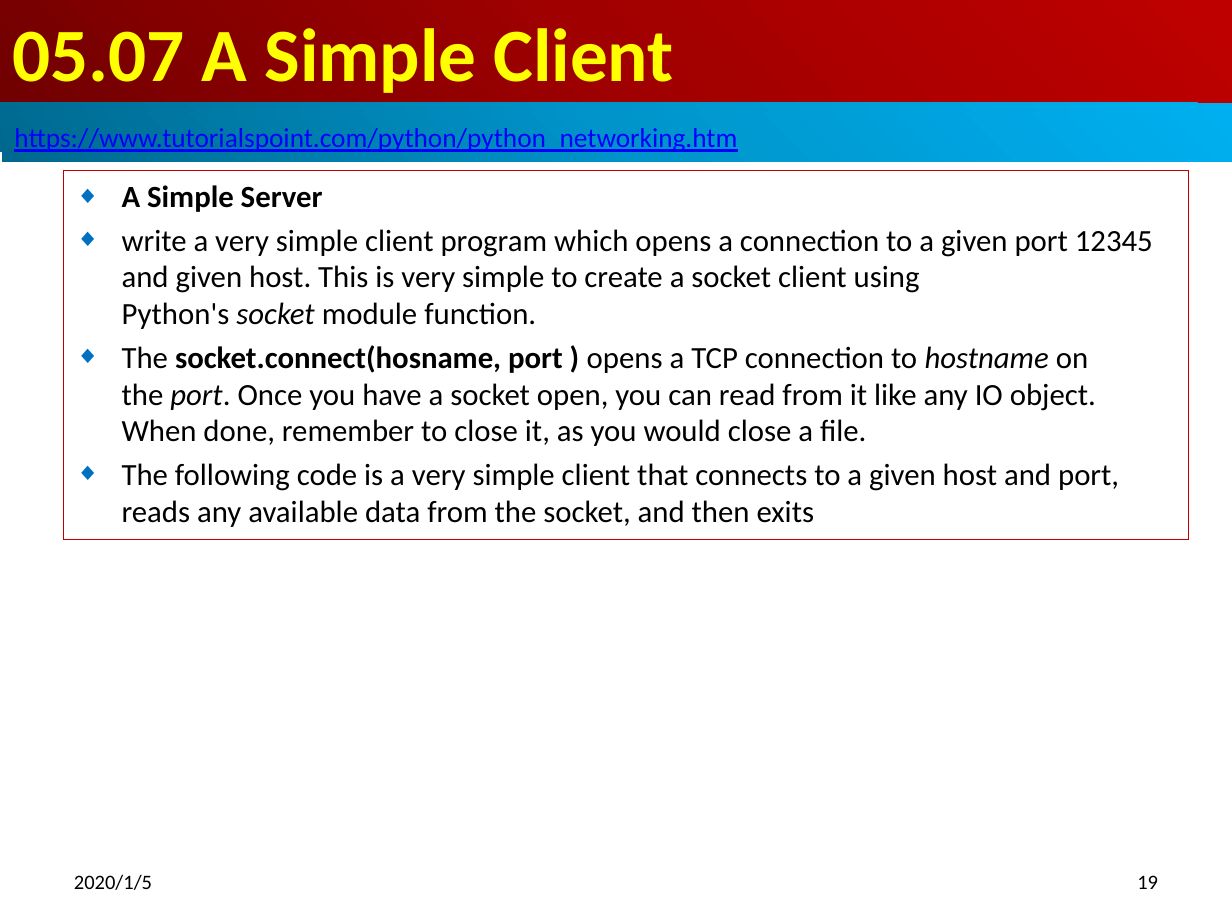
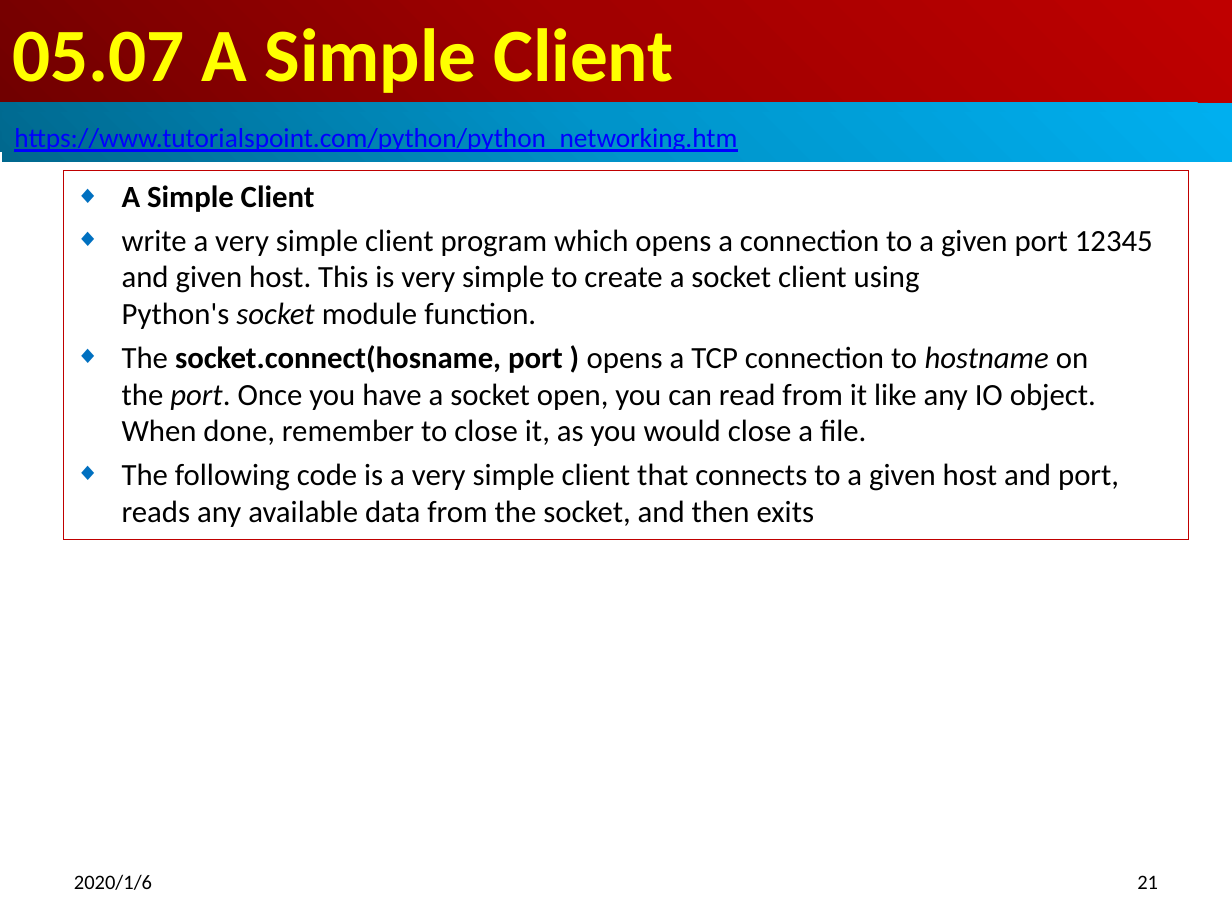
Before and after one commit to peterhchen/500_PythonSocket, a slide deck: slide 21 of 05_PythonNetwork/05_Network.pptx (slide 19 before the commit). Drawn at 1232x924 pixels with LibreOffice and Linux fonts; fonts in the diff are those of the drawing. Boxes give left, top, right and bottom in pixels: in the first picture for what was removed or moved away, otherwise in the second. Text is boxed around its words. In the diff, an @@ line names an element or a change of style, - is before the commit and + after.

```diff
--- a/05_PythonNetwork/05_Network.pptx
+++ b/05_PythonNetwork/05_Network.pptx
@@ subtitle at [122,185,315,212]: text changed @@
-◆ A Simple Server
+◆ A Simple Client
@@ text at [74,874,152,890]: text changed @@
-2020/1/5
+2020/1/6
@@ page number at [1137,875,1158,889]: text changed @@
-19
+21
```
Also in this commit, not shown: 22 other slides changed, 10 slides added, 2 other files.
